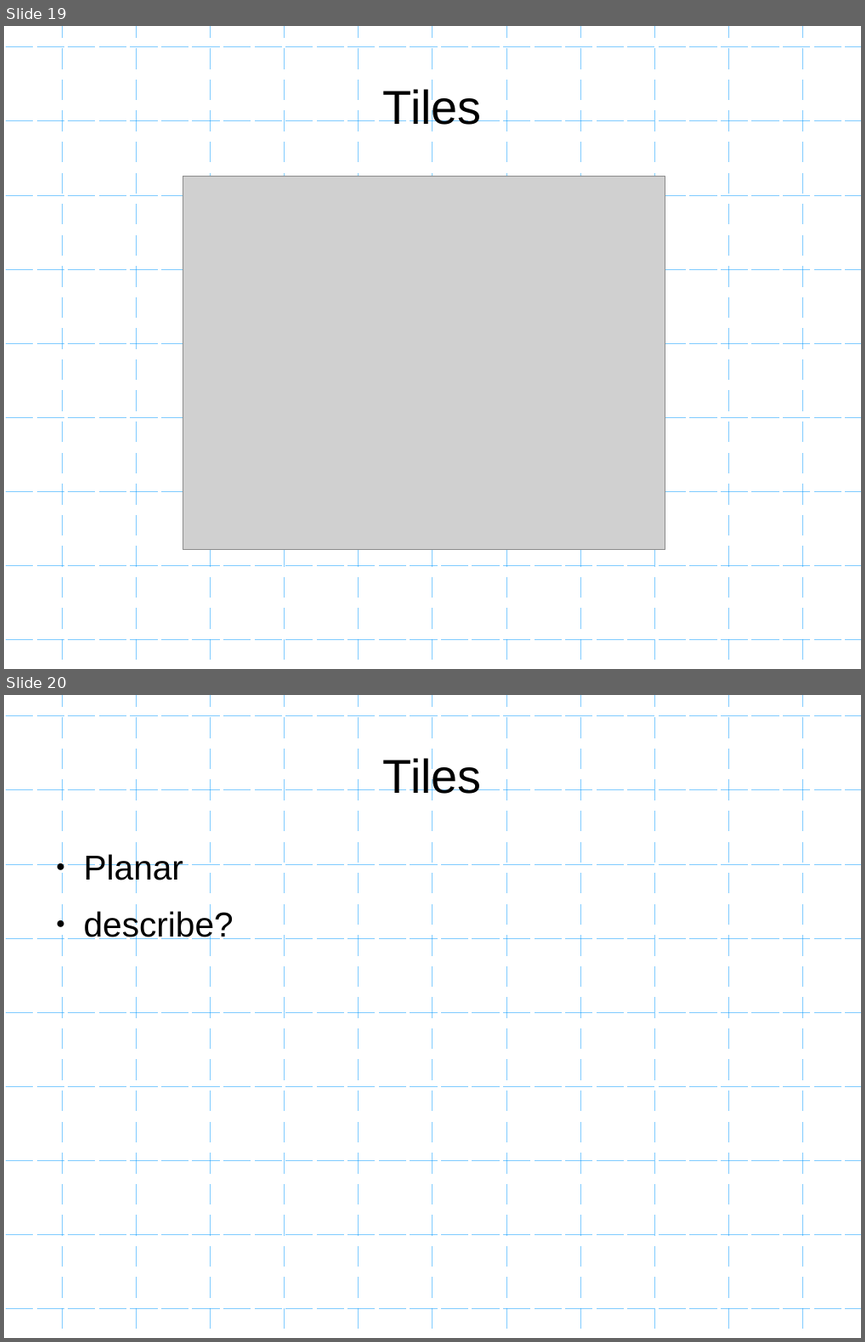
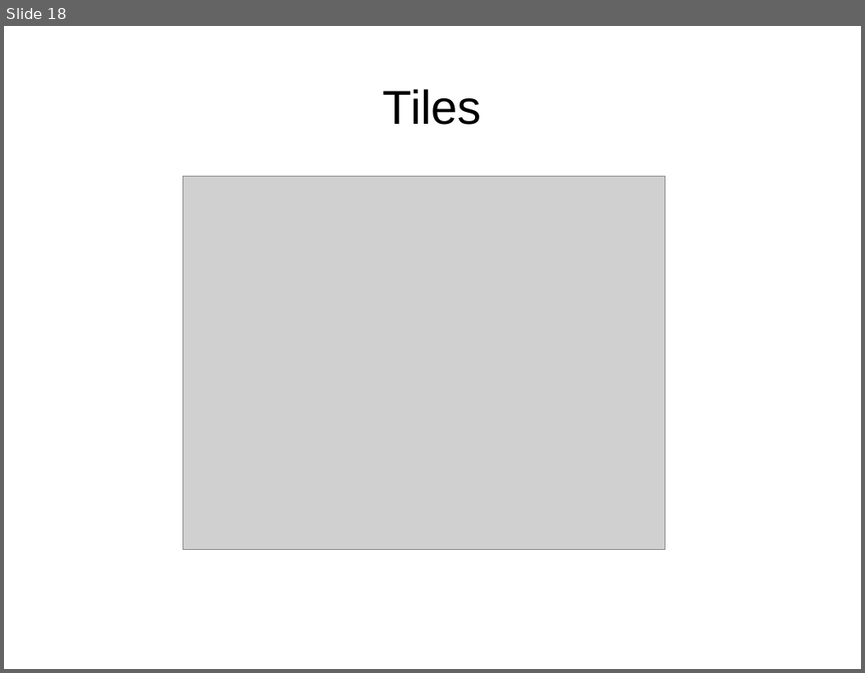
Before and after one commit to mattgodbolt/miracle-sms-emulator, a slide deck: emulating.odp. Shown one above the other, each under a label of ours: slides 19 and 20 before the commit, slide 18 after it. The pictures are 865x1342 and 865x673 pixels, drawn with LibreOffice and Linux fonts; fonts in the diff are those of the drawing; grey boxes stand for pictures; background and template pictures are left out. Boxes give left, top, right and bottom in pixels: in the first picture for what was removed or moved away, otherwise in the second. Text is boxed around its words. In the diff, an @@ line names an element or a change of style, - is before the commit and + after.

```diff
--- a/emulating.odp
+++ b/emulating.odp
@@ slide 20 removed at [4,695,861,1338], background #FFFFFF; not listed: 2 template elements that a slide beside it also shows @@
@@ title removed at [383,755,482,800] @@
-Tiles
@@ text removed at [84,852,234,943] @@
-● Planar
-● describe?
@@ what was slide 19 is now slide 18 @@
@@ slide 18 changed as well @@
@@ freeform shape removed at [4,47,861,640] @@
@@ freeform shape removed at [63,26,803,665] @@
```
Also in this commit, not shown: 27 other slides changed, 10 slides added, 2 other slides removed, 2 other files.
